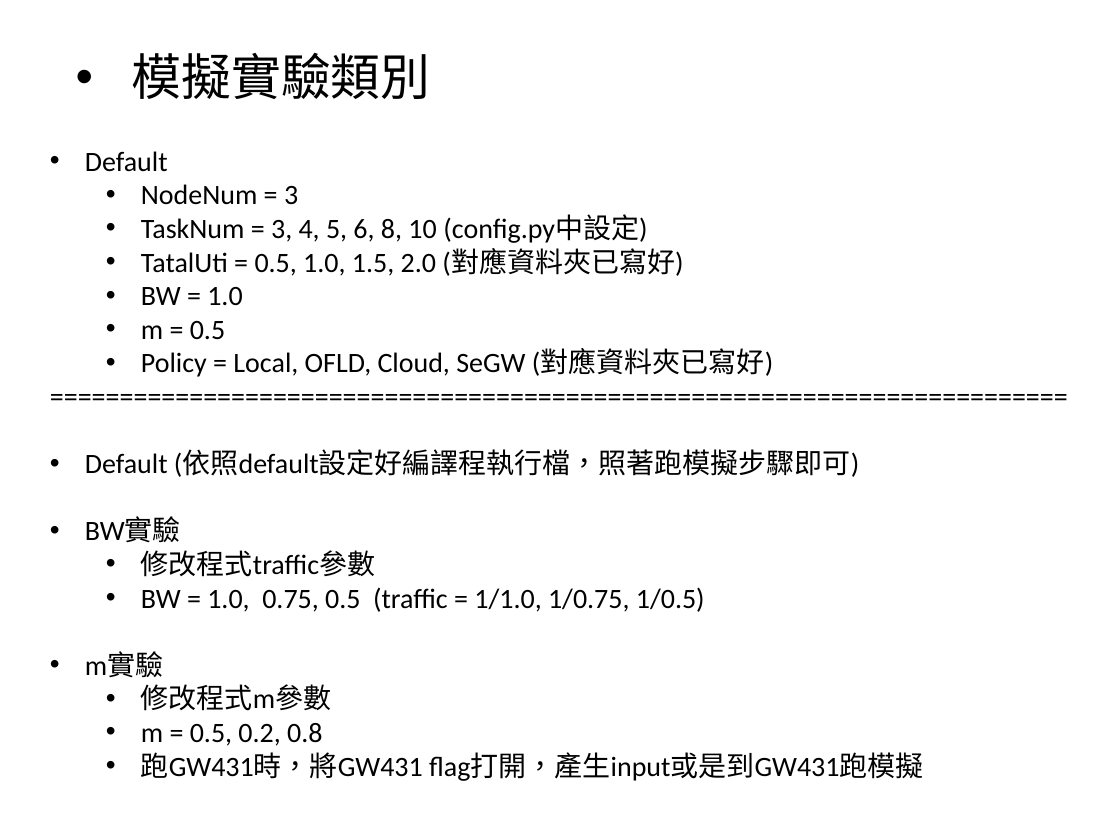
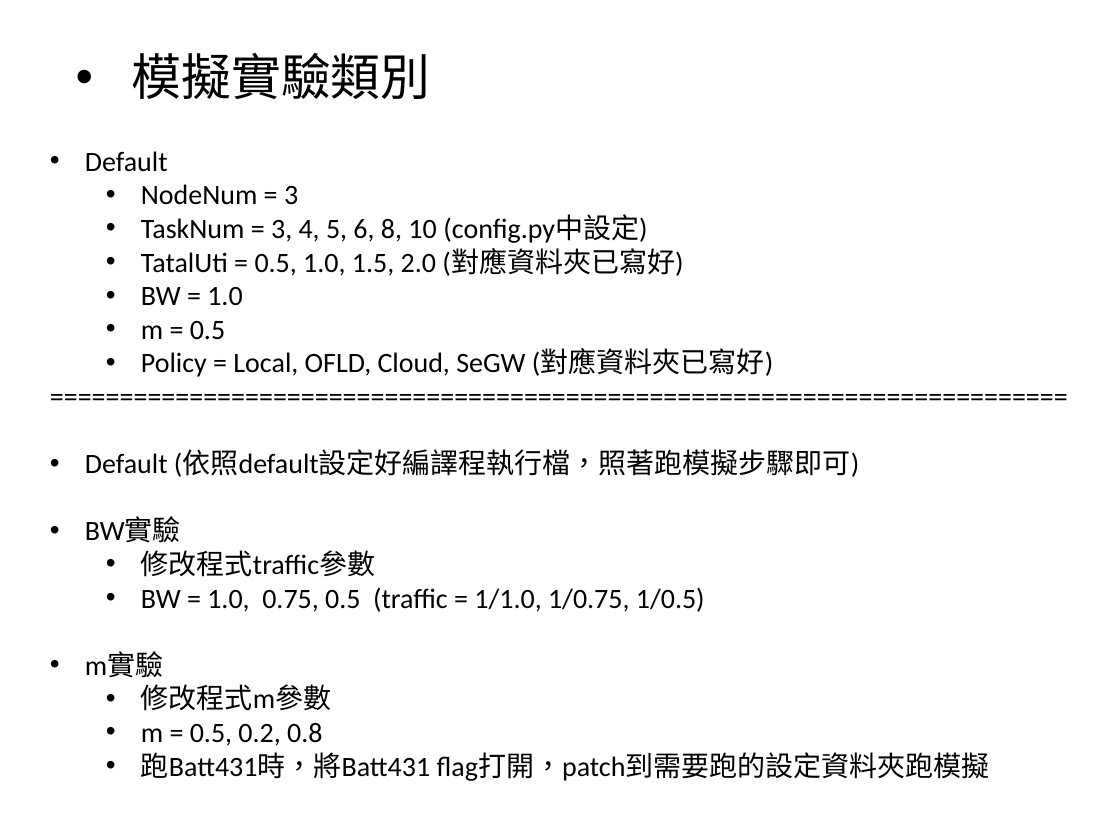
Before and after one commit to M10307431/WbanSim, a slide deck: slide 2 of WBAN_Sim/模擬架構.pptx. Drawn at 1120x840 pixels with LibreOffice and Linux fonts; fonts in the diff are those of the drawing. Boxes give left, top, right and bottom in pixels: in the first picture for what was removed or moved away, otherwise in the second. Text is boxed around its words. In the diff, an @@ line names an element or a change of style, - is before the commit and + after.

```diff
--- a/WBAN_Sim/模擬架構.pptx
+++ b/WBAN_Sim/模擬架構.pptx
@@ text at [141, 752, 990, 781]: text changed @@
-  • 跑GW431時，將GW431 flag打開，產生input或是到GW431跑模擬
+  • 跑Batt431時，將Batt431 flag打開，patch到需要跑的設定資料夾跑模擬
```
Also in this commit, not shown: 48 other files.
